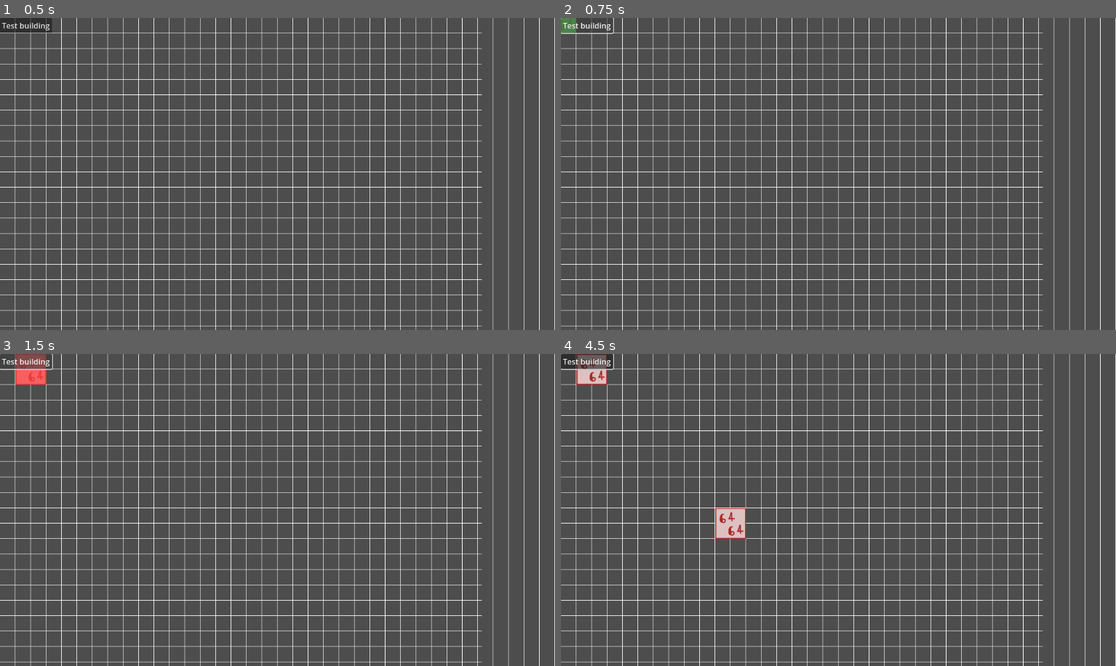
Above: before the commit, frames 1-4 (two rows, left to right).
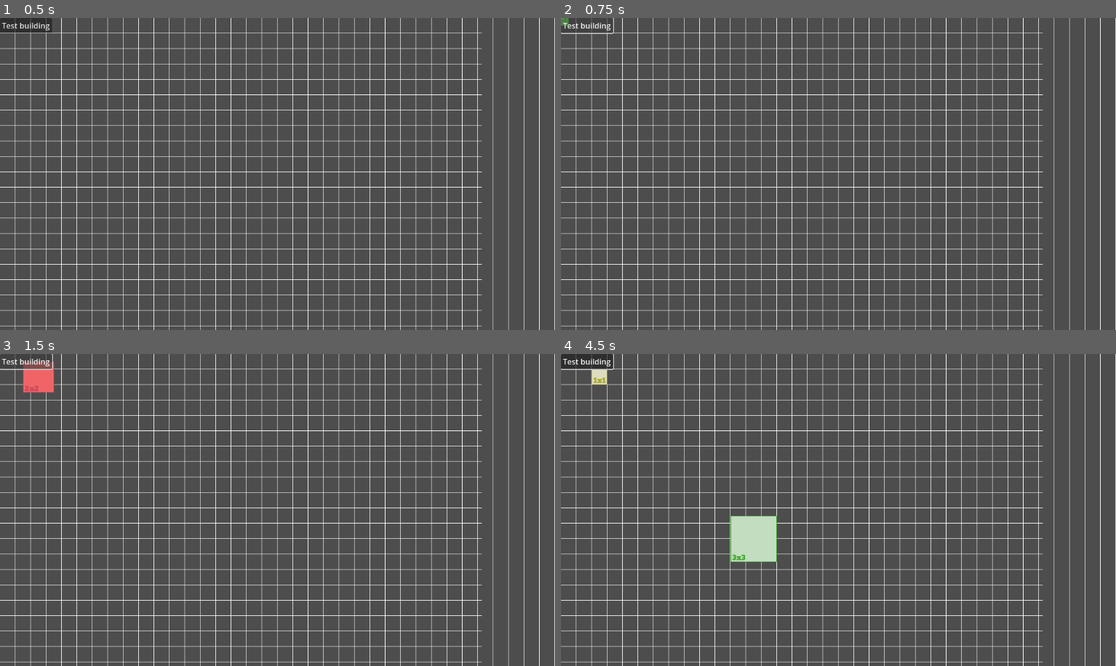
Above: after the commit, the same moments.

Repository: lacedon/western-town-sim
Game: Godot game, scene res://src/screens/game/game.tscn
Two runs of this game, one before a commit and one after it. Both use one fixed random seed, a clock stepped at 60 frames per second and the inputs below.
Inputs (mouse positions are in pixels of both pictures, inside the frame that each line leads up to):
- Up to frame 1 (0.5 s): no input
- Up to frame 2 (0.75 s): click "Test building" at 0.5 s
- Up to frame 3 (1.5 s): click "Test building" at 1.25 s
- Up to frame 4 (4.5 s): click "Test building" at 2 s; tap Enter at 2.75, 4.25 s; move the mouse to (960, 494) at 2.77 s; click (960, 494) at 2.92 s; tap Space at 3.5 s; move the mouse to (727, 525) at 3.52 s; click (727, 525) at 3.67 s; move the mouse to (894, 441) at 4.27 s; click (894, 441) at 4.42 s

Frame 1 is identical in both runs. In frame 2, less than 0.1% of the frame differs, in the area x 0-3%, y 0-5%; in frame 3, 0.5%; in frame 4, 2.1%, in the area x 2-39%, y 0-67%.

Commit message:
Allow to build different size buildings

Diff:
--- a/src/components/builder/builder.gd
+++ b/src/components/builder/builder.gd
@@ -1,7 +1,10 @@
 extends Node2D
 
 const eventConstants = preload("res://src/constants/events.gd")
-const testBuildingTexture = preload("res://resources/images/building6464.png")
+const testBuildingTexture11 = preload("res://resources/images/1x1.png")
+const testBuildingTexture22 = preload("res://resources/images/2x2.png")
+const testBuildingTexture23 = preload("res://resources/images/2x3.png")
+const testBuildingTexture33 = preload("res://resources/images/3x3.png")
 const BuildingScene = preload("res://src/components/building/building.tscn")
 
 @export var buildingContainer: Node
@@ -9,6 +12,14 @@
 @onready var buildingNode: BuildingNode = $Building
 
 var _isBuildingStarted: bool = false
+
+var _buildingIndex: int = 0
+var _buildings: Array[RBuilding] = [
+  RBuilding.new("Test-1x1", Vector2(1, 1), testBuildingTexture11),
+  RBuilding.new("Test-2x2", Vector2(2, 2), testBuildingTexture22),
+  RBuilding.new("Test-2x3", Vector2(3, 2), testBuildingTexture23),
+  RBuilding.new("Test-3x3", Vector2(3, 3), testBuildingTexture33),
+]
 
 func _ready() -> void:
   EventEmitter.addListener(eventConstants.START_BUILDING, toggleBuilding)
@@ -22,10 +33,12 @@
   if !_isBuildingStarted: return
 
   if event is InputEventMouseMotion:
-    buildingNode.position = Vector2i(
-      round(event.position.x / GameConfig.tileSize.x),
-      round(event.position.y / GameConfig.tileSize.y)
-    ) * GameConfig.tileSize.x
+    buildingNode.position = (
+      Vector2(
+        round(event.position.x / GameConfig.tileSize.x),
+        round(event.position.y / GameConfig.tileSize.y)
+      ) + (Vector2(buildingNode.building.size) / 2)
+     ) * GameConfig.tileSize.x
   elif event is InputEventMouseButton && event.is_pressed():
     if buildingNode.canBePlaced():
       placeBuilding()
@@ -39,17 +52,16 @@
     _isBuildingStarted = false
     buildingNode.setBuilding(null)
     buildingNode.hide()
+    _buildingIndex = (_buildingIndex + 1) % _buildings.size()
   else:
     _isBuildingStarted = true
 
-    var building: RBuilding = RBuilding.new("Test", Vector2(2, 2), testBuildingTexture)
+    var building: RBuilding = _buildings[_buildingIndex]
     buildingNode.setBuilding(building)
     buildingNode.show()
 
 func placeBuilding() -> void:
   # TODO: Rewrite to use entity-pool
-  var building: BuildingNode = BuildingScene.instantiate()
-  building.building = buildingNode.building
+  var building: BuildingNode = BuildingNode.clone(buildingNode)
   building.mode = BuildingNode.BuildingMode.placed
-  building.position = buildingNode.position
   buildingContainer.add_child(building)
--- a/src/components/building/building.gd
+++ b/src/components/building/building.gd
@@ -3,6 +3,8 @@
 class_name BuildingNode
 
 signal areaEnteredExited
+
+const BuildingScene = preload('./building.tscn')
 
 enum BuildingMode {
   planing,
@@ -23,6 +25,16 @@
 @export var mode: BuildingMode = BuildingMode.planing
 @export var building: RBuilding = null
 
+static func clone(originalBuilding: BuildingNode) -> BuildingNode:
+  return BuildingNode.create(originalBuilding.building, originalBuilding.mode, originalBuilding.position)
+
+static func create(_building: RBuilding, _mode: = BuildingMode.planing, _position: = Vector2.ZERO) -> BuildingNode:
+  var createdBuilding: BuildingNode = BuildingScene.instantiate()
+  createdBuilding.position = _position
+  createdBuilding.building = _building
+  createdBuilding.mode = _mode
+  return createdBuilding
+
 func _ready() -> void:
   _initBuilding()
 
@@ -41,7 +53,7 @@
 
   sprite.texture = building.texture
 
-  coloringBlock.custom_minimum_size = buildingSizeInPixels
+  coloringBlock.size = buildingSizeInPixels
   coloringBlock.position = buildingCenteringPosition
   updateColoring()
   coloringBlock.show()
--- a/src/components/building/building.tscn
+++ b/src/components/building/building.tscn
@@ -3,6 +3,7 @@
 [ext_resource type="Script" uid="uid://blkemfy0s0ptn" path="res://src/components/building/building.gd" id="1_wdote"]
 
 [sub_resource type="RectangleShape2D" id="RectangleShape2D_u6fmq"]
+resource_local_to_scene = true
 
 [node name="Building" type="Node2D"]
 script = ExtResource("1_wdote")
--- a/src/resource-definition/building.gd
+++ b/src/resource-definition/building.gd
@@ -14,3 +14,10 @@
 @export var name: String = ":: Build ::"
 @export var size: Vector2i = Vector2i.ONE
 @export var texture: Texture2D
+
+func clone() -> RBuilding:
+  return RBuilding.new(
+    self.name,
+    self.size,
+    self.texture.duplicate(),
+  )
Binary file added: resources/images/1x1.png
Not shown, added: resources/images/1x1.png.import
Binary file added: resources/images/2x2.png
Not shown, added: resources/images/2x2.png.import
Binary file added: resources/images/2x3.png
Not shown, added: resources/images/2x3.png.import
Binary file added: resources/images/3x3.png
Not shown, added: resources/images/3x3.png.import
Not shown, added: resources/images/building-placeholders.psd
